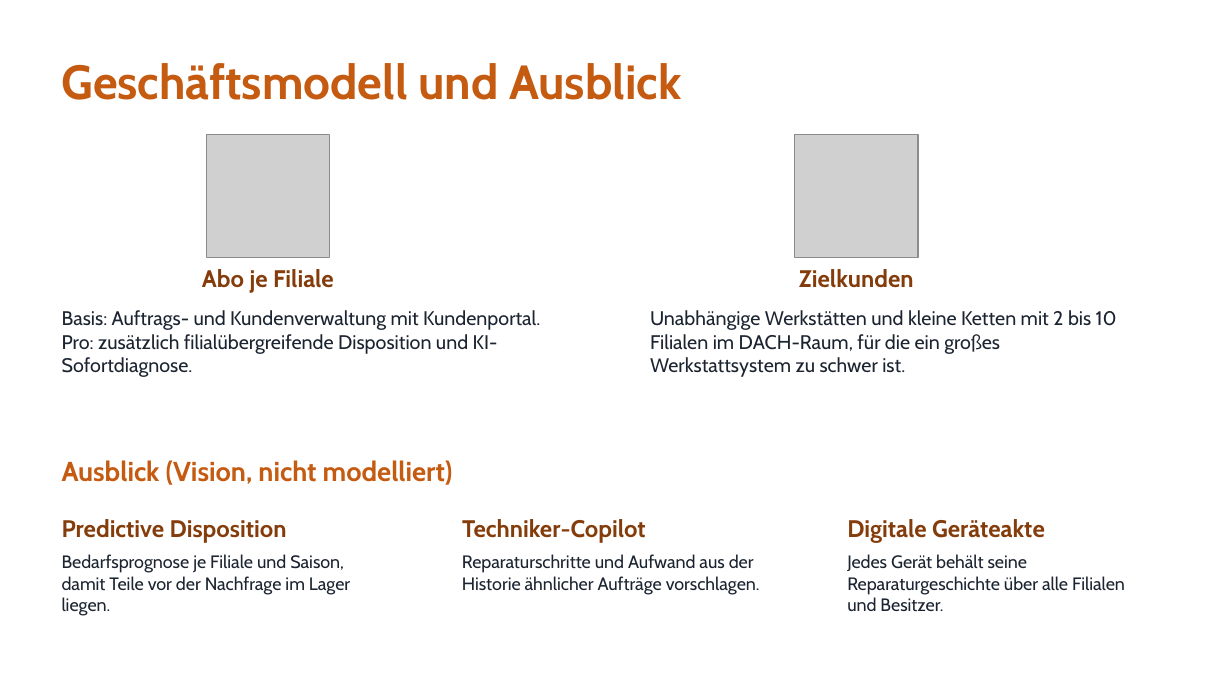
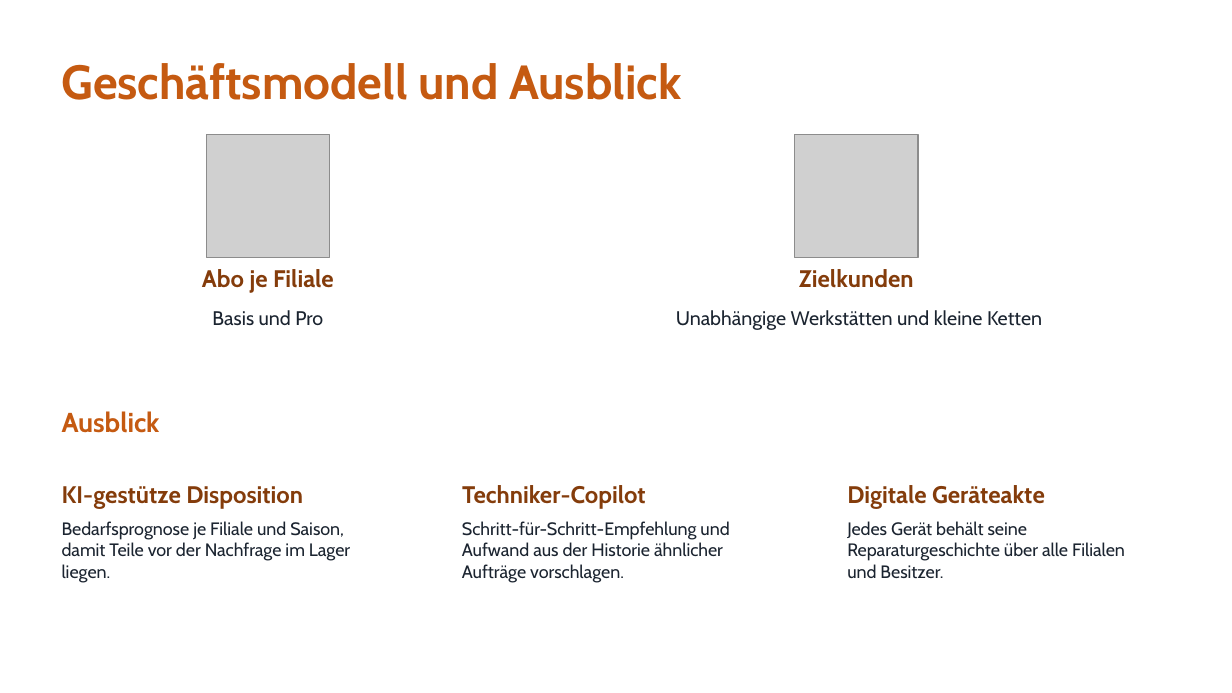
Before and after one commit to jakobschwan123-cmd/casestudy-semester-3, a slide deck: slide 17 of 4_praesentation/Abschlusspraesentation.pptx. Drawn at 1232x693 pixels with LibreOffice and Linux fonts; fonts in the diff are those of the drawing; grey boxes stand for pictures. Boxes give left, top, right and bottom in pixels: in the first picture for what was removed or moved away, otherwise in the second. Text is boxed around its words. In the diff, an @@ line names an element or a change of style, - is before the commit and + after.

```diff
--- a/4_praesentation/Abschlusspraesentation.pptx
+++ b/4_praesentation/Abschlusspraesentation.pptx
@@ text at box(212, 310, 323, 325): text changed @@
-Basis: Auftrags- und Kundenverwaltung mit Kundenportal. Pro: zusätzlich filialübergreifende Disposition und KI-Sofortdiagnose.
+Basis und Pro
@@ text at box(676, 310, 1042, 330): text changed @@
-Unabhängige Werkstätten und kleine Ketten mit 2 bis 10 Filialen im DACH-Raum, für die ein großes Werkstattsystem zu schwer ist.
+Unabhängige Werkstätten und kleine Ketten
@@ text at box(62, 411, 160, 433): text changed @@
-Ausblick (Vision, nicht modelliert)
+Ausblick
@@ 4 texts: place and size @@
-4 texts at box(62, 519, 1125, 616)
+4 texts at box(62, 485, 1125, 583)
@@ text at box(62, 486, 303, 509): text changed @@
-Predictive Disposition
+KI-gestütze Disposition
@@ text at box(462, 521, 729, 583): text changed @@
-Reparaturschritte und Aufwand aus der Historie ähnlicher Aufträge vorschlagen.
+Schritt-für-Schritt-Empfehlung und Aufwand aus der Historie ähnlicher Aufträge vorschlagen.
```
Also in this commit, not shown: 9 other slides changed.
